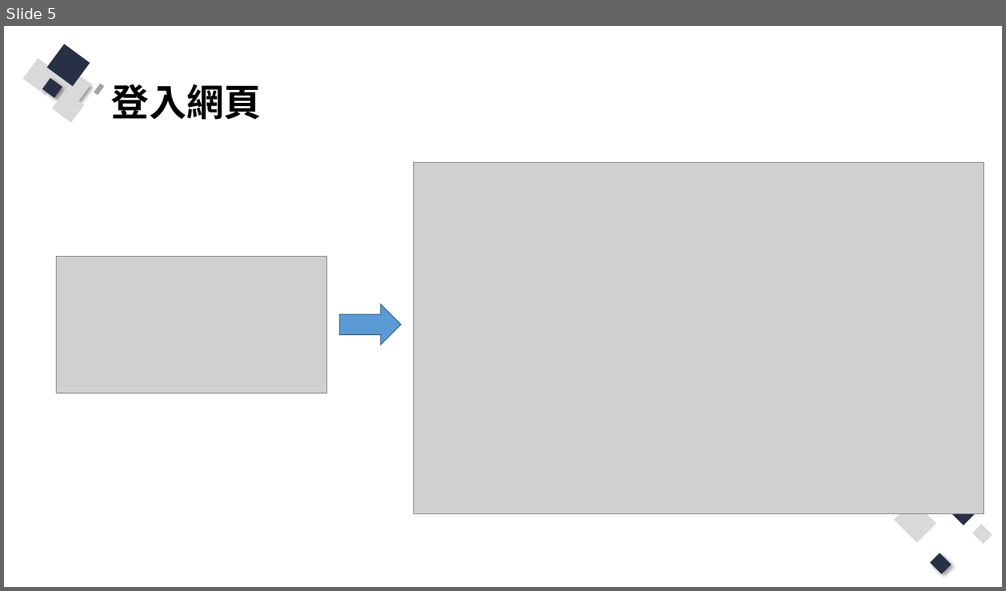
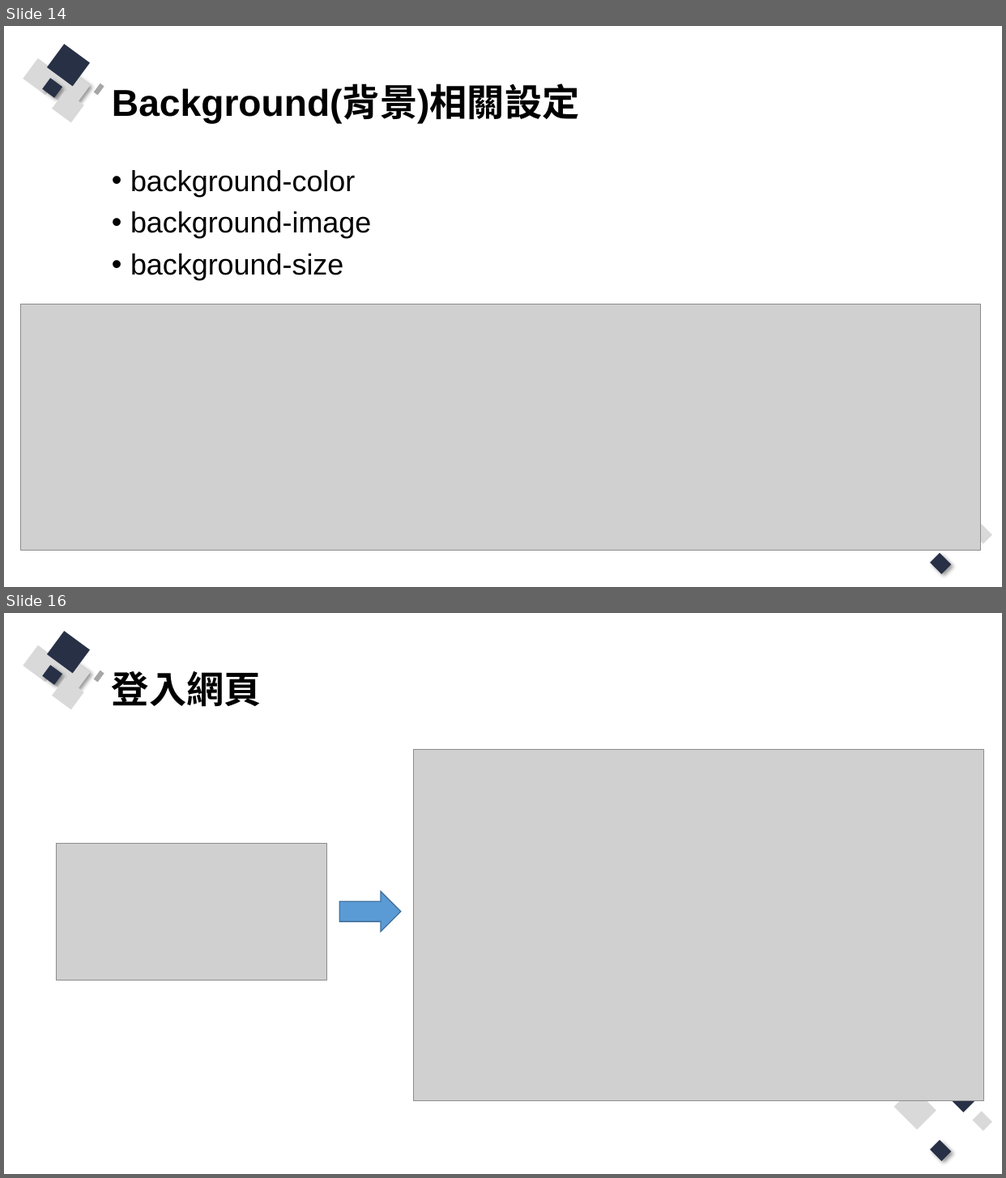
Before and after one commit to Q81JIAXIONG/-, a slide deck: 投影片/5.實作-帳號註冊、登入網頁UI優化.pptx. Shown one above the other, each under a label of ours: slide 5 before the commit, slides 14 and 16 after it; the slides between them are not shown. The pictures are 1006x591 and 1006x1178 pixels, drawn with LibreOffice and Linux fonts; fonts in the diff are those of the drawing; grey boxes stand for pictures. Boxes give left, top, right and bottom in pixels: in the first picture for what was removed or moved away, otherwise in the second. Text is boxed around its words. In the diff, an @@ line names an element or a change of style, - is before the commit and + after.

```diff
--- a/投影片/5.實作-帳號註冊、登入網頁UI優化.pptx
+++ b/投影片/5.實作-帳號註冊、登入網頁UI優化.pptx
@@ slide 14 added at <box>4,26,1002,587</box>, background #FFFFFF; not listed: 10 template elements that a slide beside it also shows @@
@@ title added at <box>112,87,579,124</box>, 36 pt, text #000000, bold @@
+Background(背景)相關設定
@@ text added at <box>130,170,371,280</box>, 28 pt, text #000000 @@
+• background-color
+• background-image
+• background-size
@@ picture added at <box>21,305,981,551</box> @@
@@ what was slide 5 is now slide 16 @@
```
Also in this commit, not shown: 3 slides changed, 14 other slides added, 30 other files.
